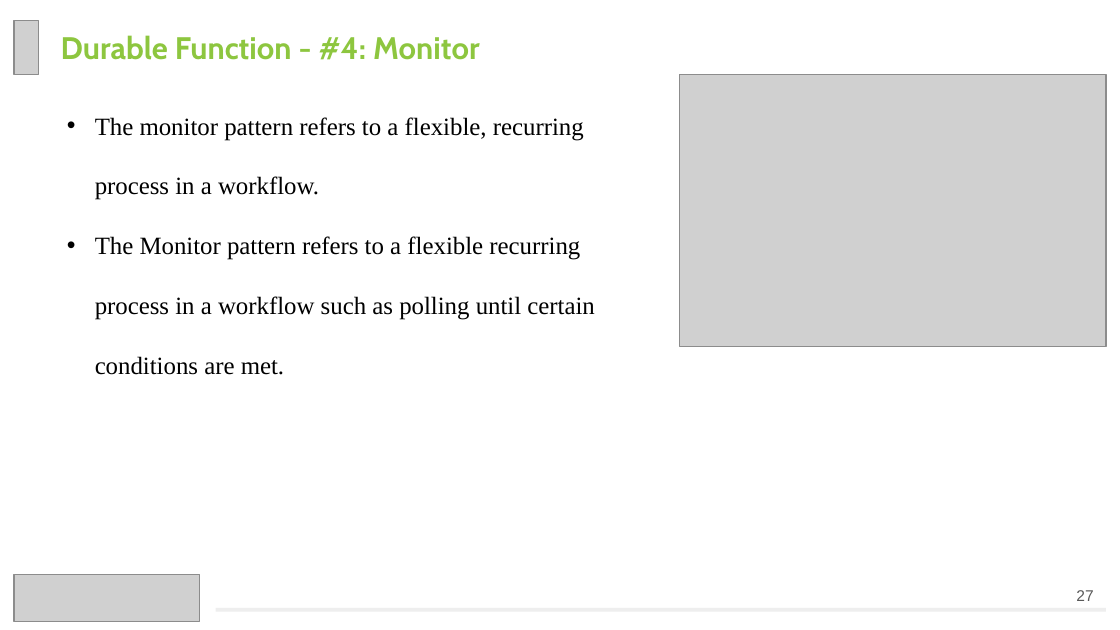
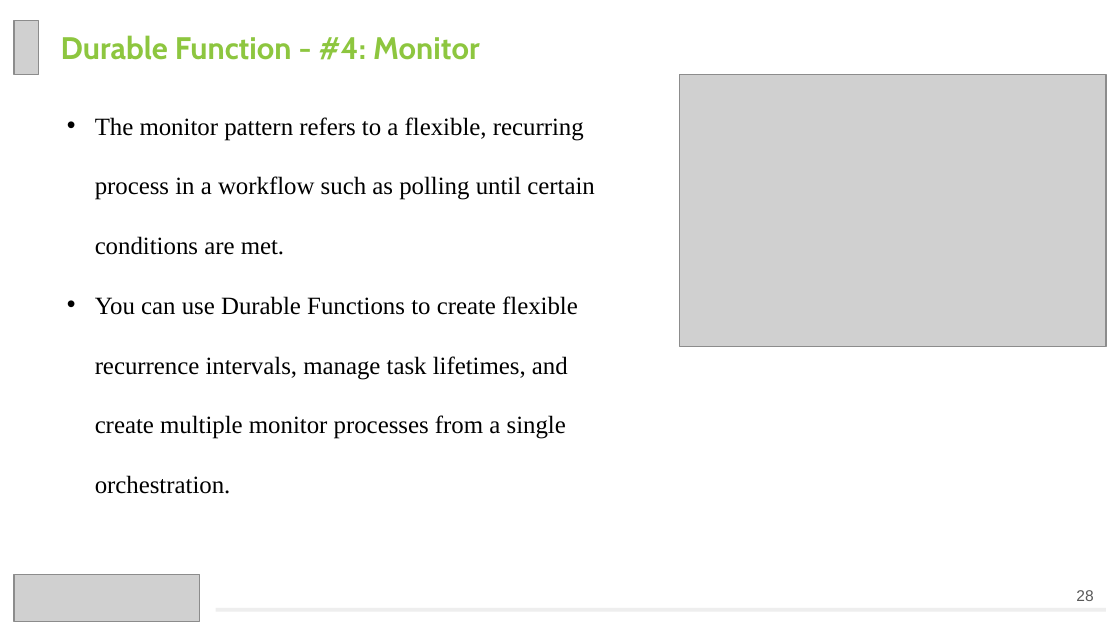
Before and after one commit to Chien-Do/AzureFunction, a slide deck: slide 28 of Chien.do - Azure Functional.pptx (slide 27 before the commit). Drawn at 1120x630 pixels with LibreOffice and Linux fonts; fonts in the diff are those of the drawing; grey boxes stand for pictures. Boxes give left, top, right and bottom in pixels: in the first picture for what was removed or moved away, otherwise in the second. Text is boxed around its words. In the diff, an @@ line names an element or a change of style, - is before the commit and + after.

```diff
--- a/Chien.do - Azure Functional.pptx
+++ b/Chien.do - Azure Functional.pptx
@@ text at box(95, 117, 594, 494): text changed @@
-• The monitor pattern refers to a flexible, recurring process in a workflow.
-• The Monitor pattern refers to a flexible recurring process in a workflow such as polling until certain conditions are met.
+• The monitor pattern refers to a flexible, recurring process in a workflow such as polling until certain conditions are met.
+• You can use Durable Functions to create flexible recurrence intervals, manage task lifetimes, and create multiple monitor processes from a single orchestration.
@@ page number at box(1076, 590, 1093, 601): text changed @@
-27
+28
```
Also in this commit, not shown: 5 other slides changed, 1 slide added, 5 other files.
